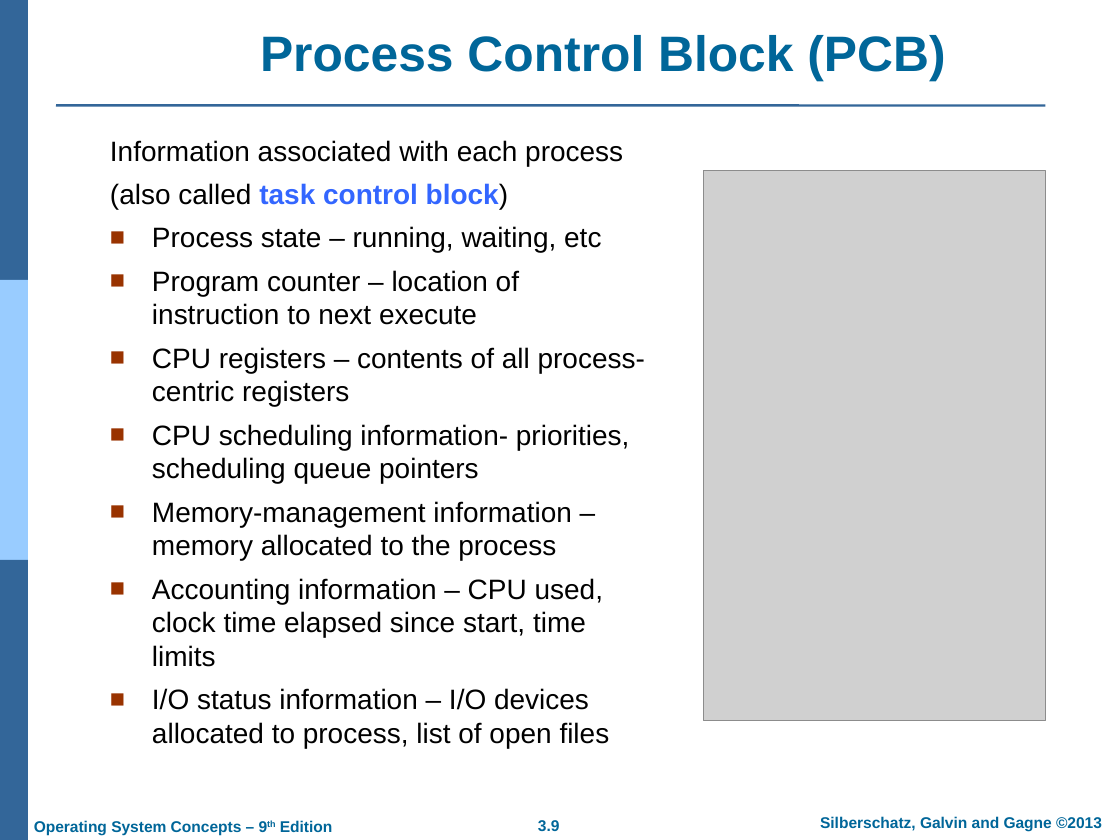
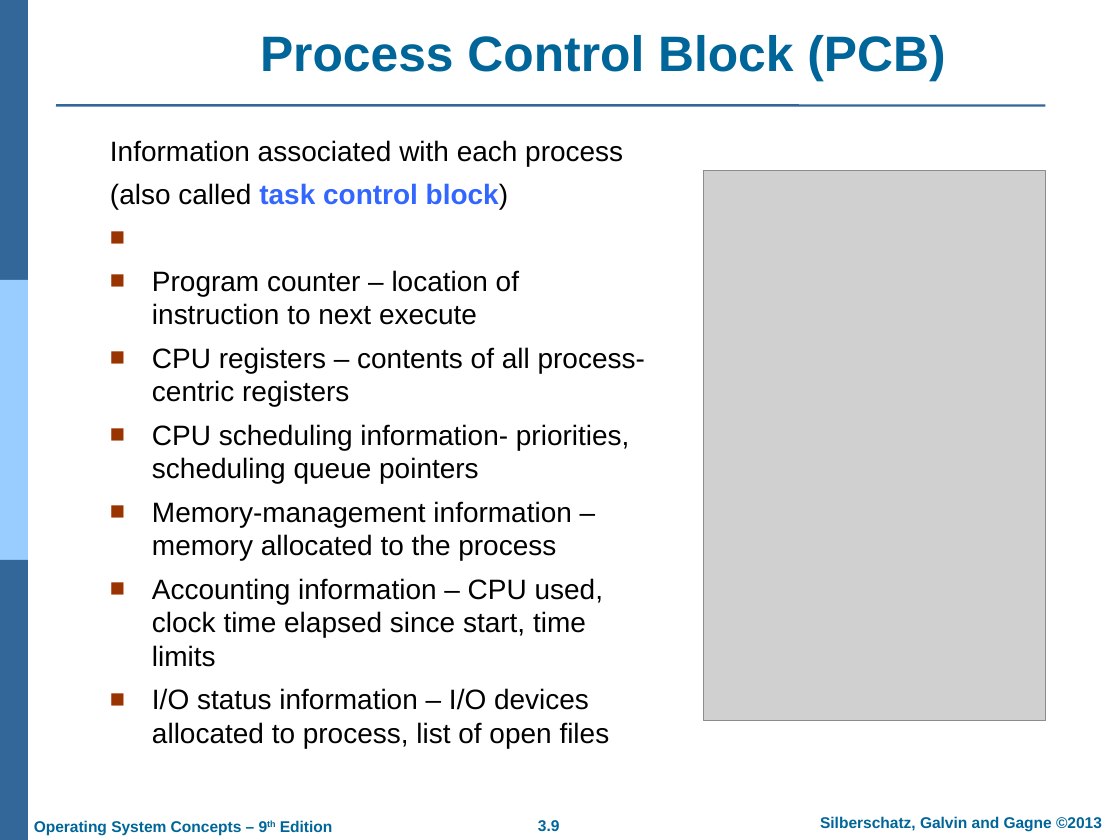
Before and after one commit to ttsudarshan/OS_360, a slide deck: slide 9 of ch3_v01 Processes.pptx. Drawn at 1120x840 pixels with LibreOffice and Linux fonts; fonts in the diff are those of the drawing; grey boxes stand for pictures; background and template pictures are left out. Boxes give left, top, right and bottom in pixels: in the first picture for what was removed or moved away, otherwise in the second. Text is boxed around its words. In the diff, an @@ line names an element or a change of style, - is before the commit and + after.

```diff
--- a/ch3_v01 Processes.pptx
+++ b/ch3_v01 Processes.pptx
@@ text at box(152, 226, 601, 253): paragraph removed @@
-■ Process state – running, waiting, etc
```
Also in this commit, not shown: 6 other files.
